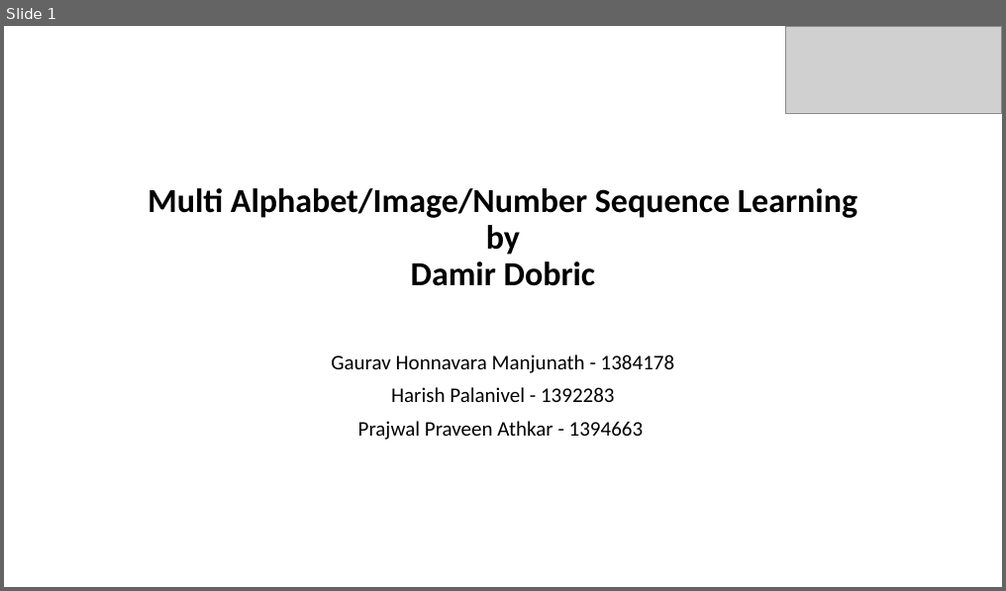
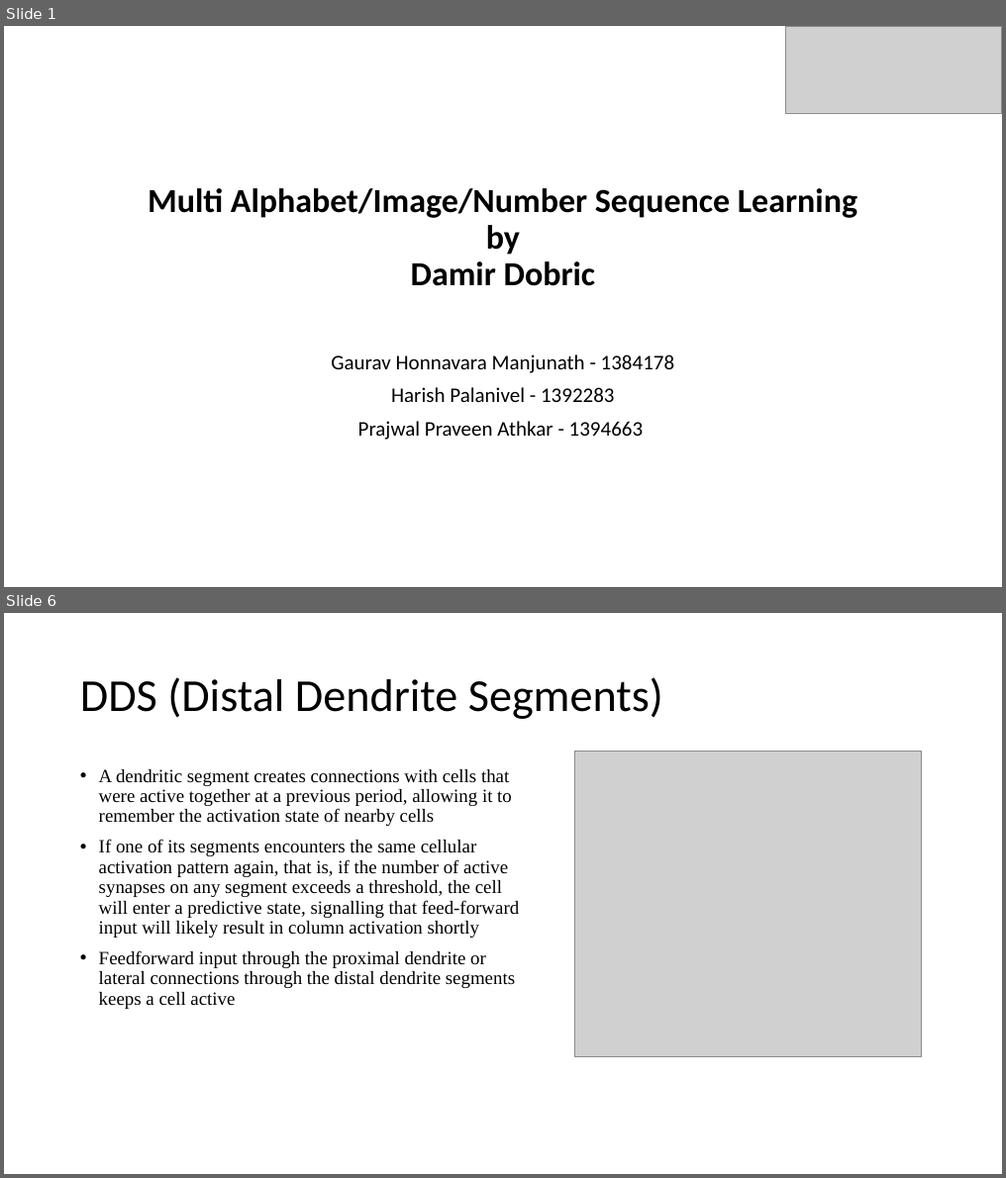
Before and after one commit to harishpalani12/neocortexapi, a slide deck: source/MySEProject/Documentation/Multi Sequence Learning.pptx. Shown one above the other, each under a label of ours: slide 1 before the commit, slides 1 and 6 after it; the slides between them are not shown. The pictures are 1006x591 and 1006x1178 pixels, drawn with LibreOffice and Linux fonts; fonts in the diff are those of the drawing; grey boxes stand for pictures. Boxes give left, top, right and bottom in pixels: in the first picture for what was removed or moved away, otherwise in the second. Text is boxed around its words. In the diff, an @@ line names an element or a change of style, - is before the commit and + after.

```diff
--- a/source/MySEProject/Documentation/Multi Sequence Learning.pptx
+++ b/source/MySEProject/Documentation/Multi Sequence Learning.pptx
@@ slide 6 added at <box>4,613,1002,1174</box>, background #FFFFFF @@
@@ title added at <box>80,677,663,719</box>, 44 pt, text #000000 @@
+DDS (Distal Dendrite Segments)
@@ picture added at <box>574,752,921,1058</box> @@
@@ text added at <box>99,769,520,1009</box>, 18 pt, text #000000 @@
+• A dendritic segment creates connections with cells that were active together at a previous period, allowing it to remember the activation state of nearby cells
+• If one of its segments encounters the same cellular activation pattern again, that is, if the number of active synapses on any segment exceeds a threshold, the cell will enter a predictive state, signalling that feed-forward input will likely result in column activation shortly
+• Feedforward input through the proximal dendrite or lateral connections through the distal dendrite segments keeps a cell active
```
Also in this commit, not shown: 2 slides changed, 4 other slides added, 1 other file.
